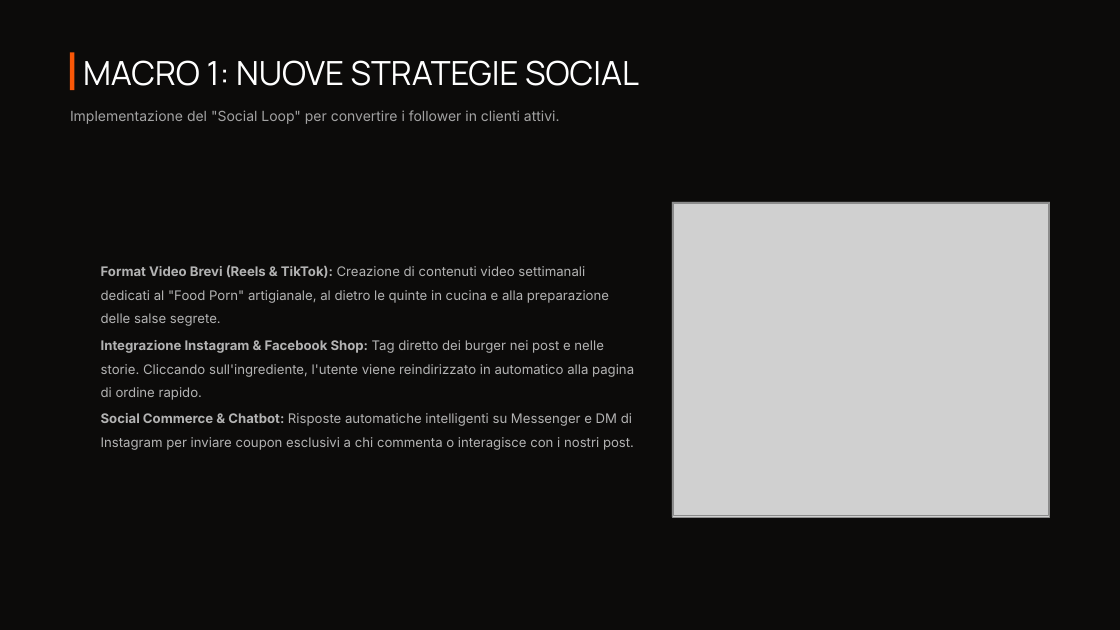
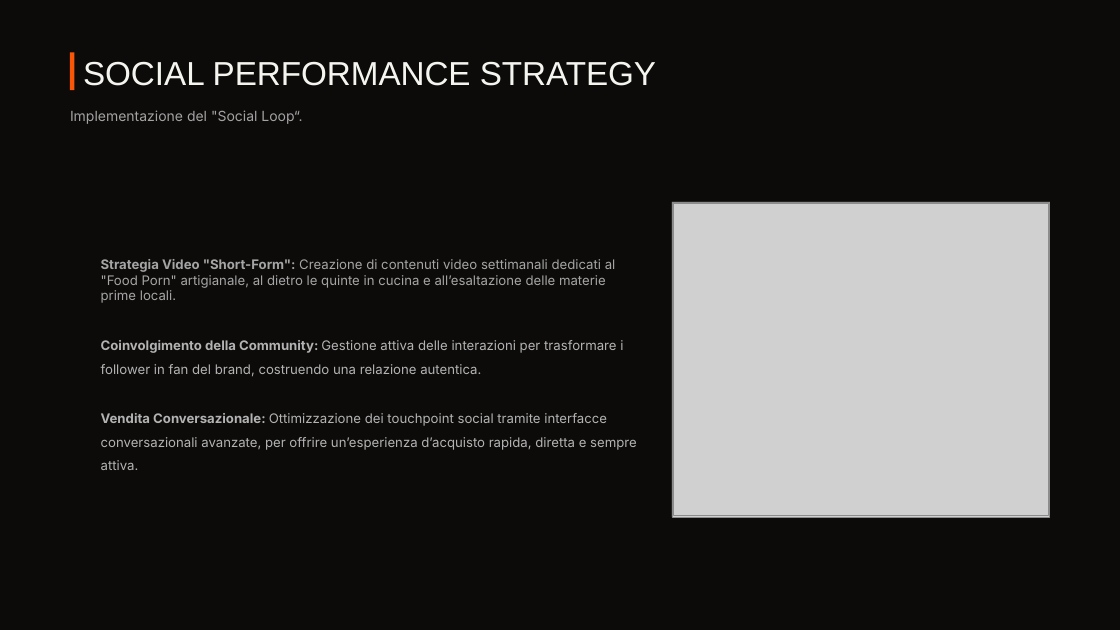
Before and after one commit to Jack-Ark-01/JustBurgerProjectWork, a slide deck: slide 8 of SecondaSuddivisioneGruppi/Logica/Materiale PPT/PPT VERSIONE FINALE.pptx. Drawn at 1120x630 pixels with LibreOffice and Linux fonts; fonts in the diff are those of the drawing; grey boxes stand for pictures; background and template pictures are left out. Boxes give left, top, right and bottom in pixels: in the first picture for what was removed or moved away, otherwise in the second. Text is boxed around its words. In the diff, an @@ line names an element or a change of style, - is before the commit and + after.

```diff
--- a/SecondaSuddivisioneGruppi/Logica/Materiale PPT/PPT VERSIONE FINALE.pptx
+++ b/SecondaSuddivisioneGruppi/Logica/Materiale PPT/PPT VERSIONE FINALE.pptx
@@ text at bbox=[83, 61, 656, 86]: text changed; font Manrope to Arial; text colour #FFFFFF to #F5F5F0 @@
-MACRO 1: NUOVE STRATEGIE SOCIAL
+SOCIAL PERFORMANCE STRATEGY
@@ text at bbox=[70, 110, 302, 124]: text changed @@
-Implementazione del "Social Loop" per convertire i follower in clienti attivi.
+Implementazione del "Social Loop“.
@@ text at bbox=[101, 259, 616, 303]: text changed; size 11.2 to 11.3 pt; text colour #B3B3B3 to #A5A5A5 @@
-Format Video Brevi (Reels & TikTok): Creazione di contenuti video settimanali dedicati al "Food Porn" artigianale, al dietro le quinte in cucina e alla preparazione delle salse segrete.
+Strategia Video "Short-Form": Creazione di contenuti video settimanali dedicati al "Food Porn" artigianale, al dietro le quinte in cucina e all’esaltazione delle materie prime locali.
@@ text at bbox=[101, 340, 623, 376]: text changed @@
-Integrazione Instagram & Facebook Shop: Tag diretto dei burger nei post e nelle storie. Cliccando sull'ingrediente, l'utente viene reindirizzato in automatico alla pagina di ordine rapido.
+Coinvolgimento della Community: Gestione attiva delle interazioni per trasformare i follower in fan del brand, costruendo una relazione autentica.
@@ text at bbox=[101, 413, 637, 470]: text changed @@
-Social Commerce & Chatbot: Risposte automatiche intelligenti su Messenger e DM di Instagram per inviare coupon esclusivi a chi commenta o interagisce con i nostri post.
+Vendita Conversazionale: Ottimizzazione dei touchpoint social tramite interfacce conversazionali avanzate, per offrire un’esperienza d’acquisto rapida, diretta e sempre attiva.
```
Also in this commit, not shown: 10 other slides changed, 2 slides added, 2 slides removed, 4 other files.
